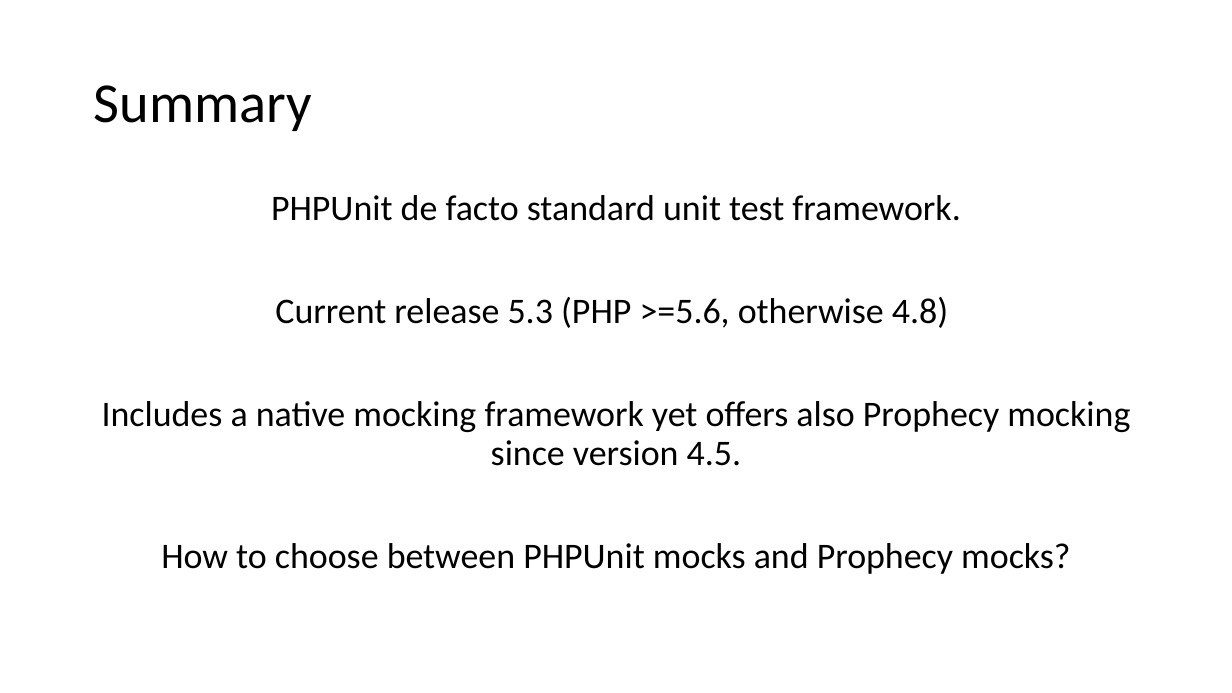
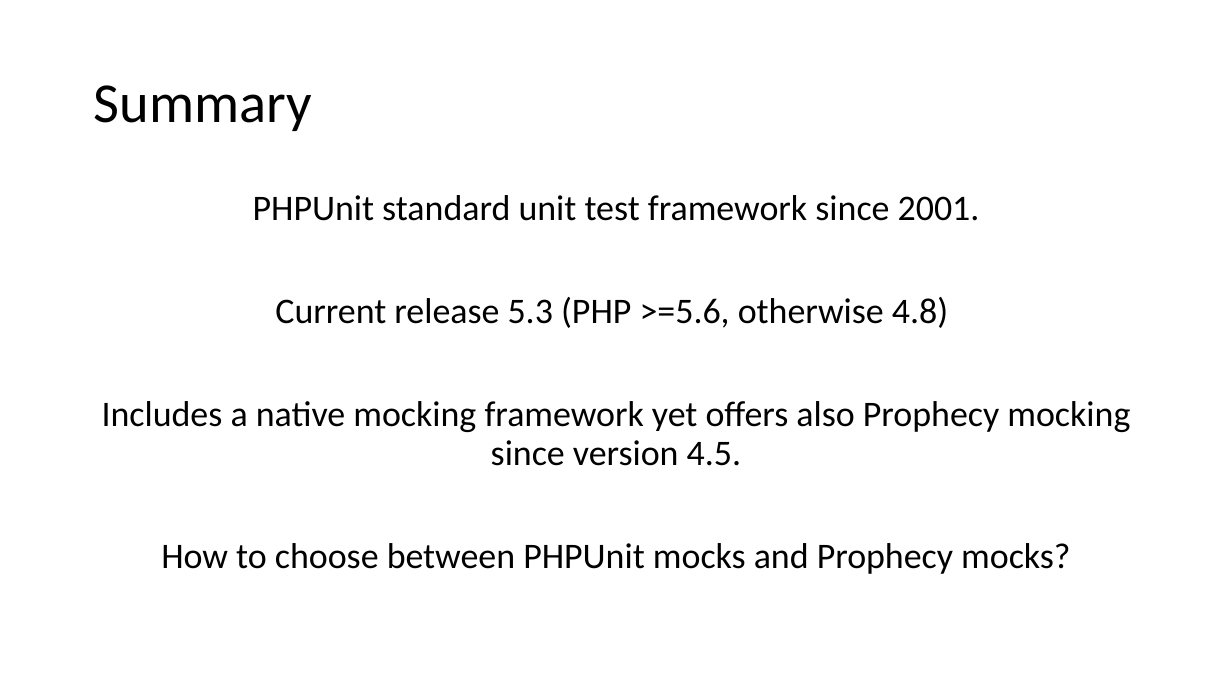
Before and after one commit to docljn/phpunit-or-prophecy-for-mocks, a slide deck: slide 4 of Creating Unit Test Mocks - PHPUnit or Prophecy.odp. Drawn at 1232x693 pixels with LibreOffice and Linux fonts; fonts in the diff are those of the drawing. Boxes give left, top, right and bottom in pixels: in the first picture for what was removed or moved away, otherwise in the second. Text is boxed around its words. In the diff, an @@ line names an element or a change of style, - is before the commit and + after.

```diff
--- a/Creating Unit Test Mocks - PHPUnit or Prophecy.odp
+++ b/Creating Unit Test Mocks - PHPUnit or Prophecy.odp
@@ text at box(253, 195, 980, 221): text changed @@
-PHPUnit de facto standard unit test framework.
+PHPUnit standard unit test framework since 2001.
```
Also in this commit, not shown: 7 other slides changed, 2 slides added, 1 other file.
